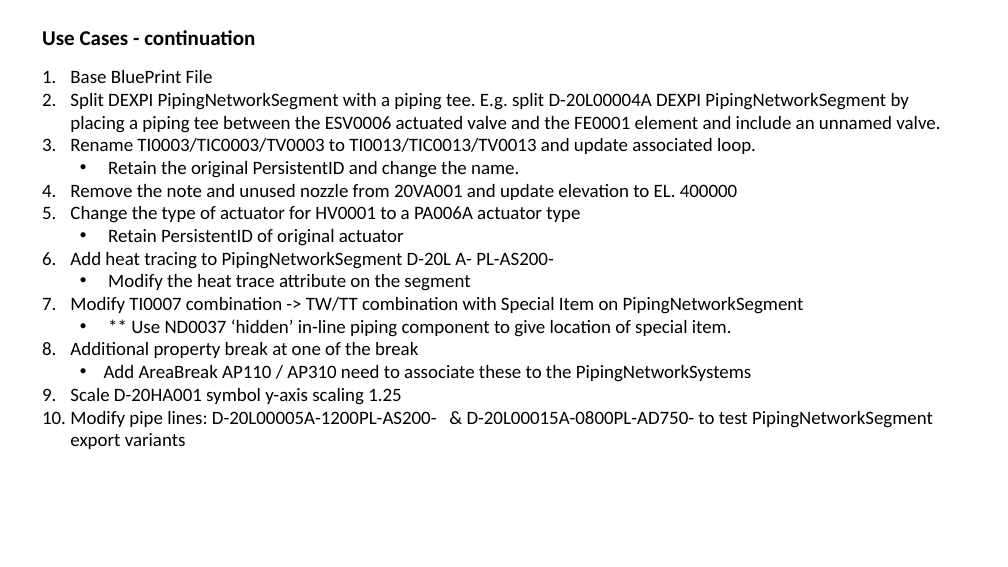
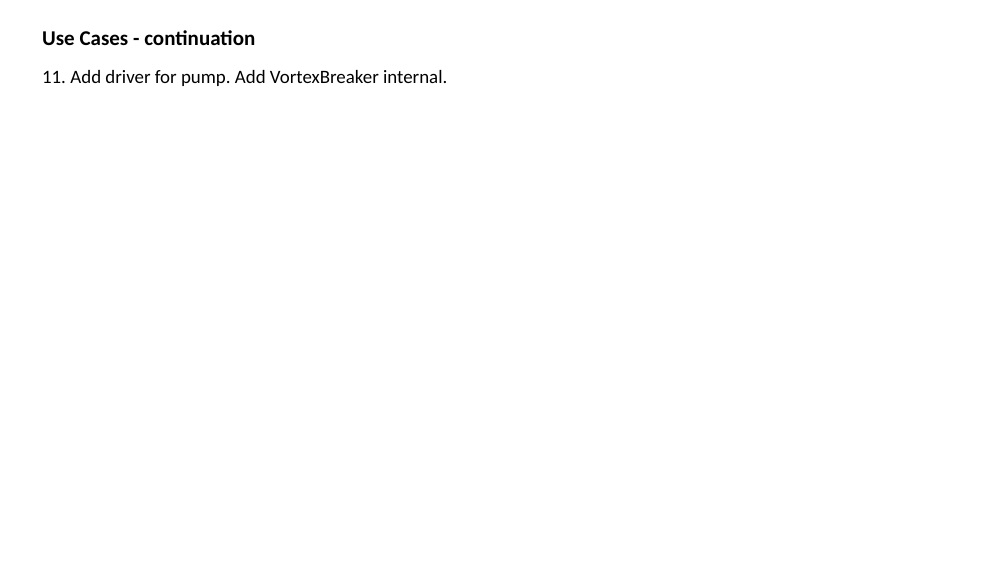
Before and after one commit to ToniaPedersen/DISCDEXPI, a slide deck: slide 2 of Blueprint/UseCases_PersistenID.pptx. Drawn at 1008x567 pixels with LibreOffice and Linux fonts; fonts in the diff are those of the drawing. Boxes give left, top, right and bottom in pixels: in the first picture for what was removed or moved away, otherwise in the second. Text is boxed around its words. In the diff, an @@ line names an element or a change of style, - is before the commit and + after.

```diff
--- a/Blueprint/UseCases_PersistenID.pptx
+++ b/Blueprint/UseCases_PersistenID.pptx
@@ text at box(70, 70, 447, 86): text changed @@
-1. Base BluePrint File
-2. Split DEXPI PipingNetworkSegment with a piping tee. E.g. split D-20L00004A DEXPI PipingNetworkSegment by placing a piping tee between the ESV0006 actuated valve and the FE0001 element and include an unnamed valve.
-3. Rename TI0003/TIC0003/TV0003 to TI0013/TIC0013/TV0013 and update associated loop.
-  • Retain the original PersistentID and change the name.
-4. Remove the note and unused nozzle from 20VA001 and update elevation to EL. 400000
-5. Change the type of actuator for HV0001 to a PA006A actuator type
-  • Retain PersistentID of original actuator
-6. Add heat tracing to PipingNetworkSegment D-20L A- PL-AS200-
-  • Modify the heat trace attribute on the segment
-7. Modify TI0007 combination -> TW/TT combination with Special Item on PipingNetworkSegment
-  • ** Use ND0037 ‘hidden’ in-line piping component to give location of special item.
-8. Additional property break at one of the break
-  • Add AreaBreak AP110 / AP310 need to associate these to the PipingNetworkSystems
-9. Scale D-20HA001 symbol y-axis scaling 1.25
-10. Modify pipe lines: D-20L00005A-1200PL-AS200- & D-20L00015A-0800PL-AD750- to test PipingNetworkSegment export variants
+11. Add driver for pump. Add VortexBreaker internal.
```
Also in this commit, not shown: 1 slide added, 5 other files.
